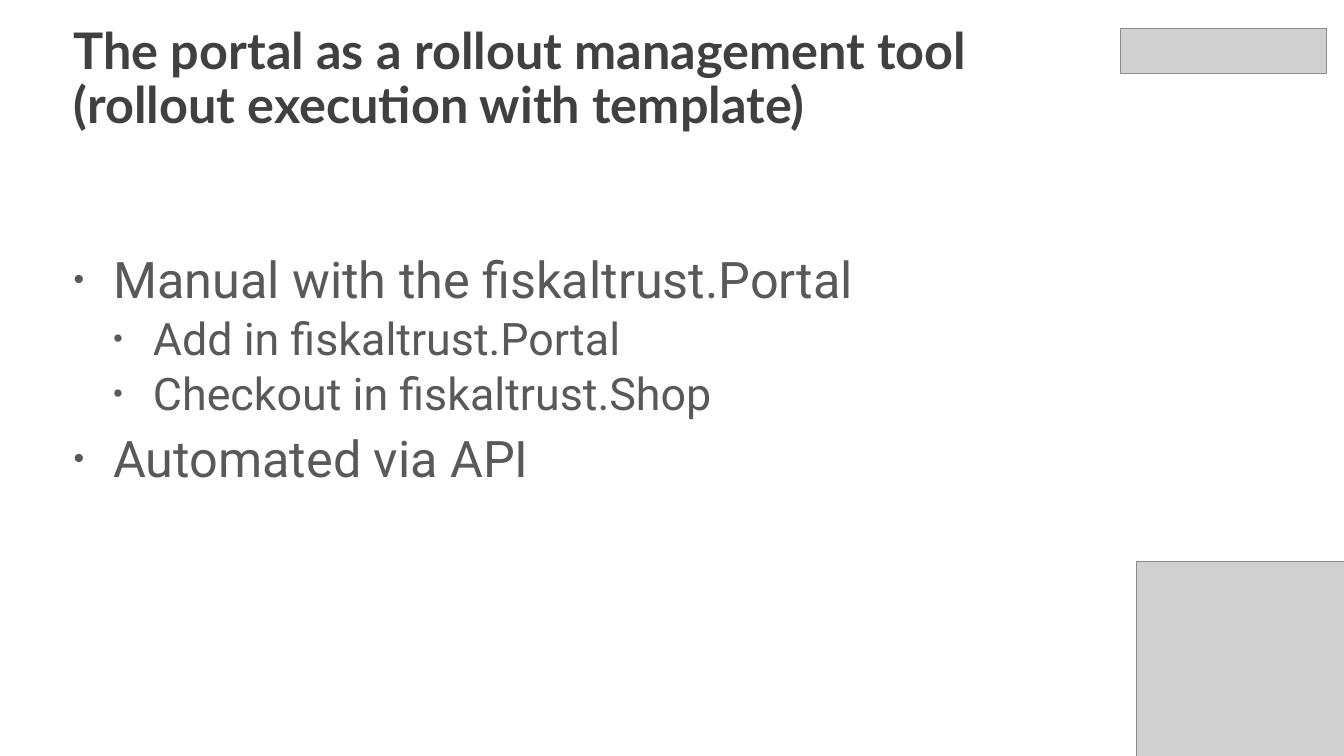
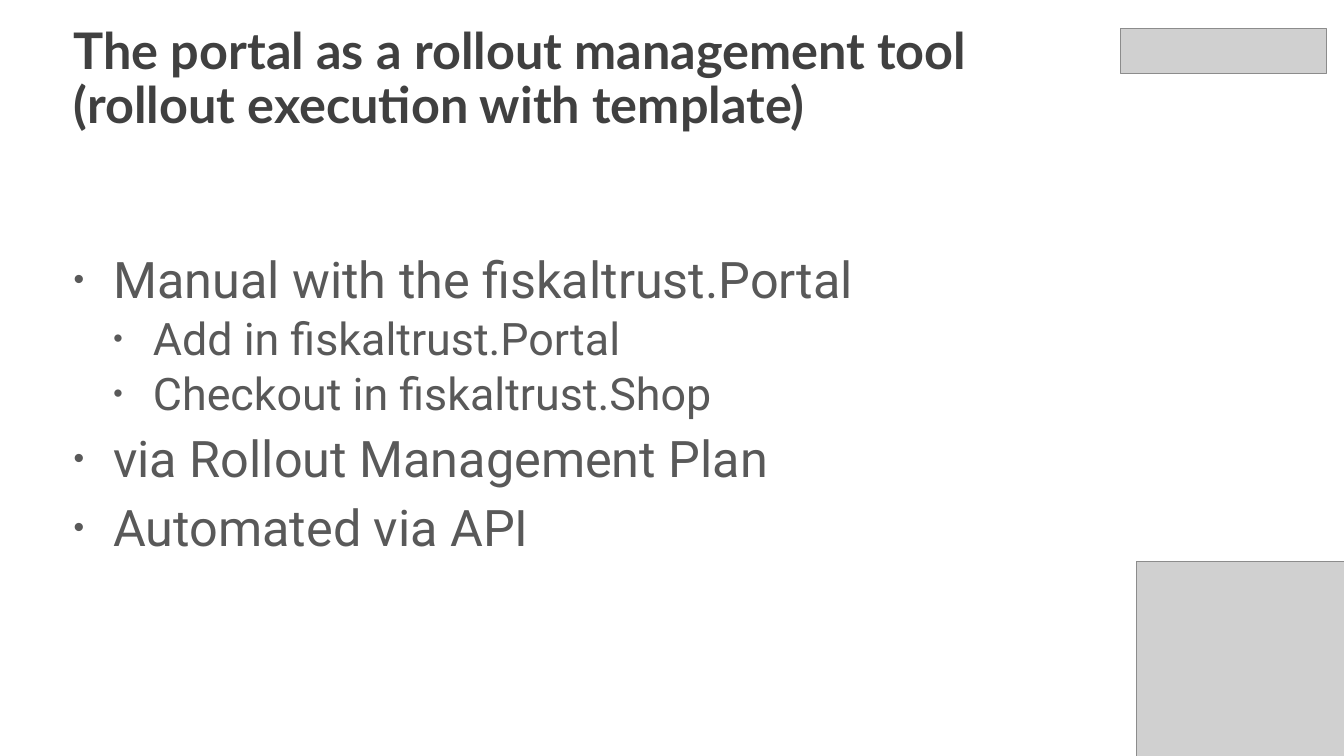
Before and after one commit to fiskaltrust/getting-started, a slide deck: slide 29 of poscreators/presentations/technical-onboarding-creator-en.pptx. Drawn at 1344x756 pixels with LibreOffice and Linux fonts; fonts in the diff are those of the drawing; grey boxes stand for pictures. Boxes give left, top, right and bottom in pixels: in the first picture for what was removed or moved away, otherwise in the second. Text is boxed around its words. In the diff, an @@ line names an element or a change of style, - is before the commit and + after.

```diff
--- a/poscreators/presentations/technical-onboarding-creator-en.pptx
+++ b/poscreators/presentations/technical-onboarding-creator-en.pptx
@@ text at (113,439,768,488): paragraph added @@
+• via Rollout Management Plan
```
Also in this commit, not shown: 12 other slides changed, 2 slides added, 2 slides removed, 22 other files.
